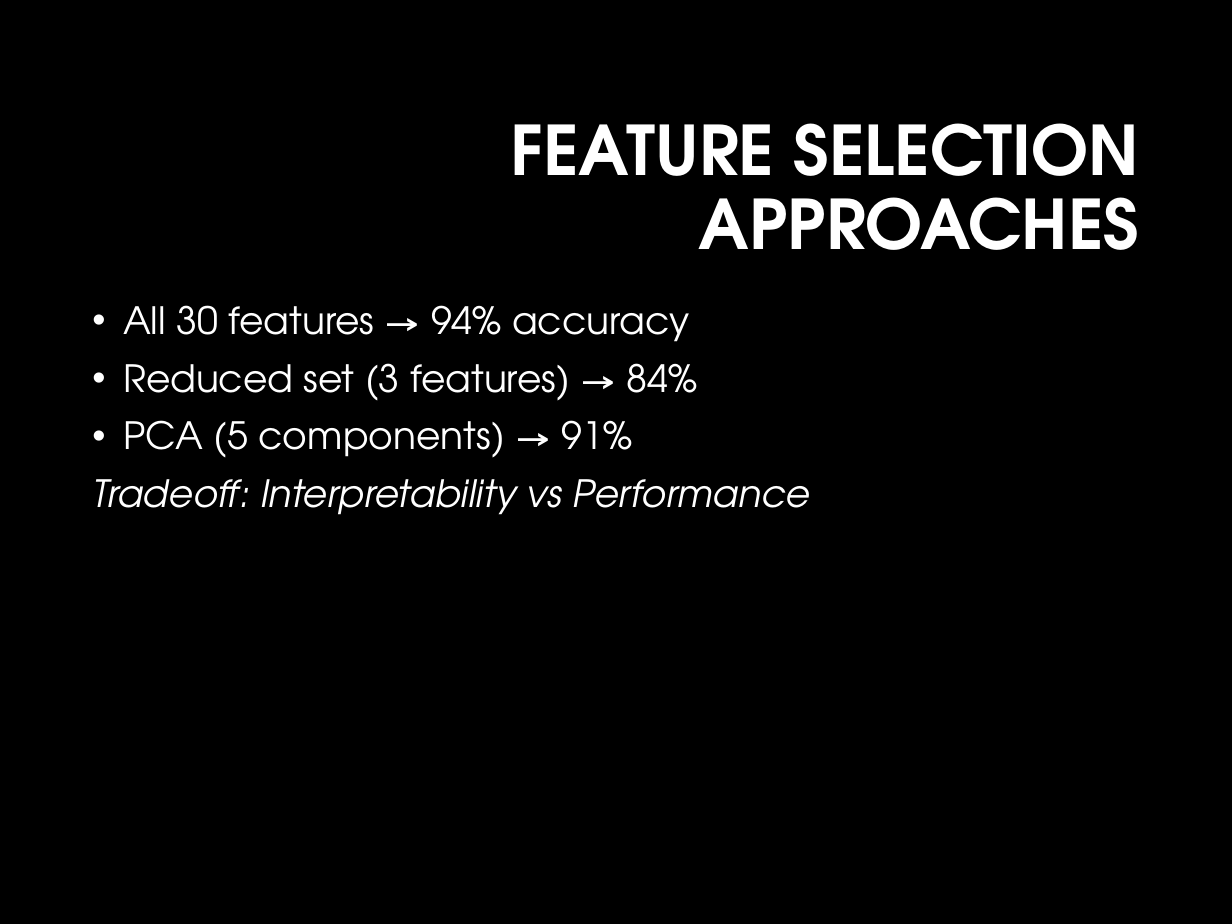
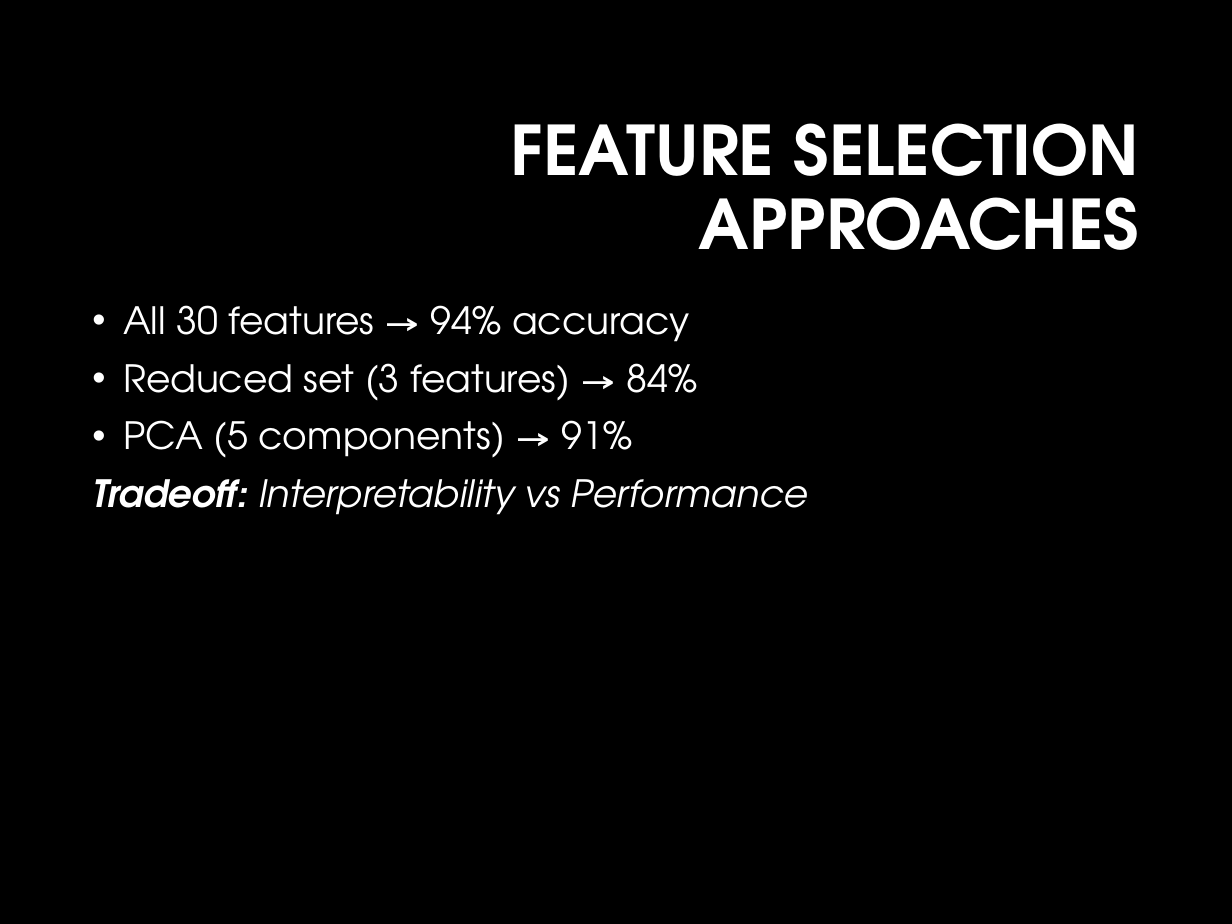
Before and after one commit to a-muizz28/Machine-Learning-Tasks, a slide deck: slide 10 of Tasks/FA23BCS117_FA23BCS108_Task1_DecisionTrees/FA23BCS117_FA23BCS108_Task1_DecisionTrees.pptx. Drawn at 1232x924 pixels with LibreOffice and Linux fonts; fonts in the diff are those of the drawing; background and template pictures are left out. Boxes give left, top, right and bottom in pixels: in the first picture for what was removed or moved away, otherwise in the second. Text is boxed around its words. In the diff, an @@ line names an element or a change of style, - is before the commit and + after.

```diff
--- a/Tasks/FA23BCS117_FA23BCS108_Task1_DecisionTrees/FA23BCS117_FA23BCS108_Task1_DecisionTrees.pptx
+++ b/Tasks/FA23BCS117_FA23BCS108_Task1_DecisionTrees/FA23BCS117_FA23BCS108_Task1_DecisionTrees.pptx
@@ text at <box>92,479,809,515</box>: bold on in "Tradeoff:" @@
```
Also in this commit, not shown: 1 other slide changed, 1 other file.
